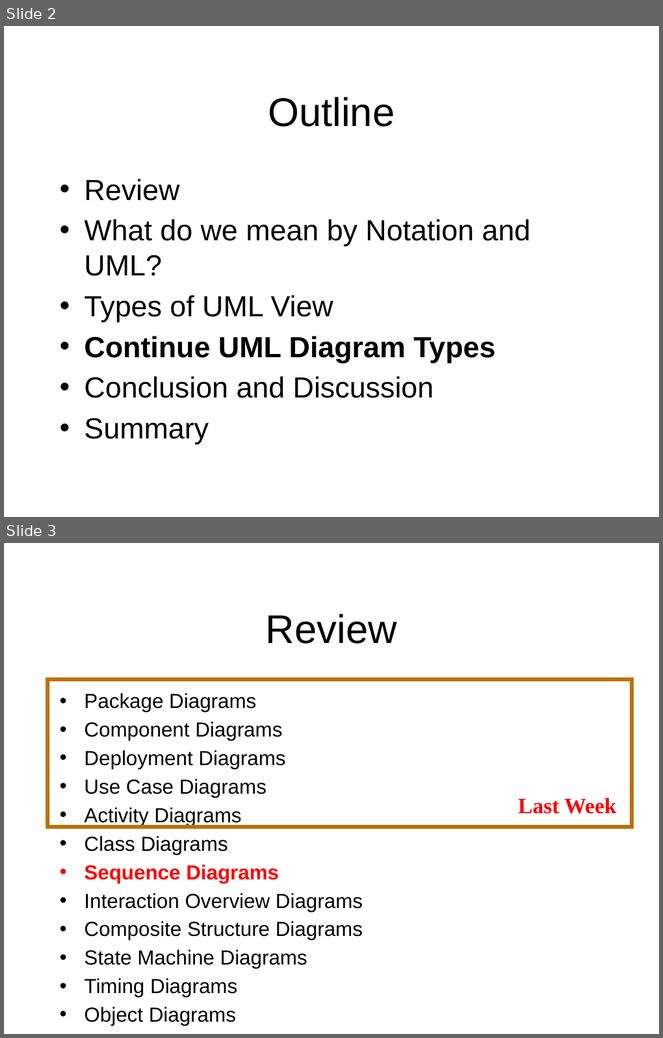
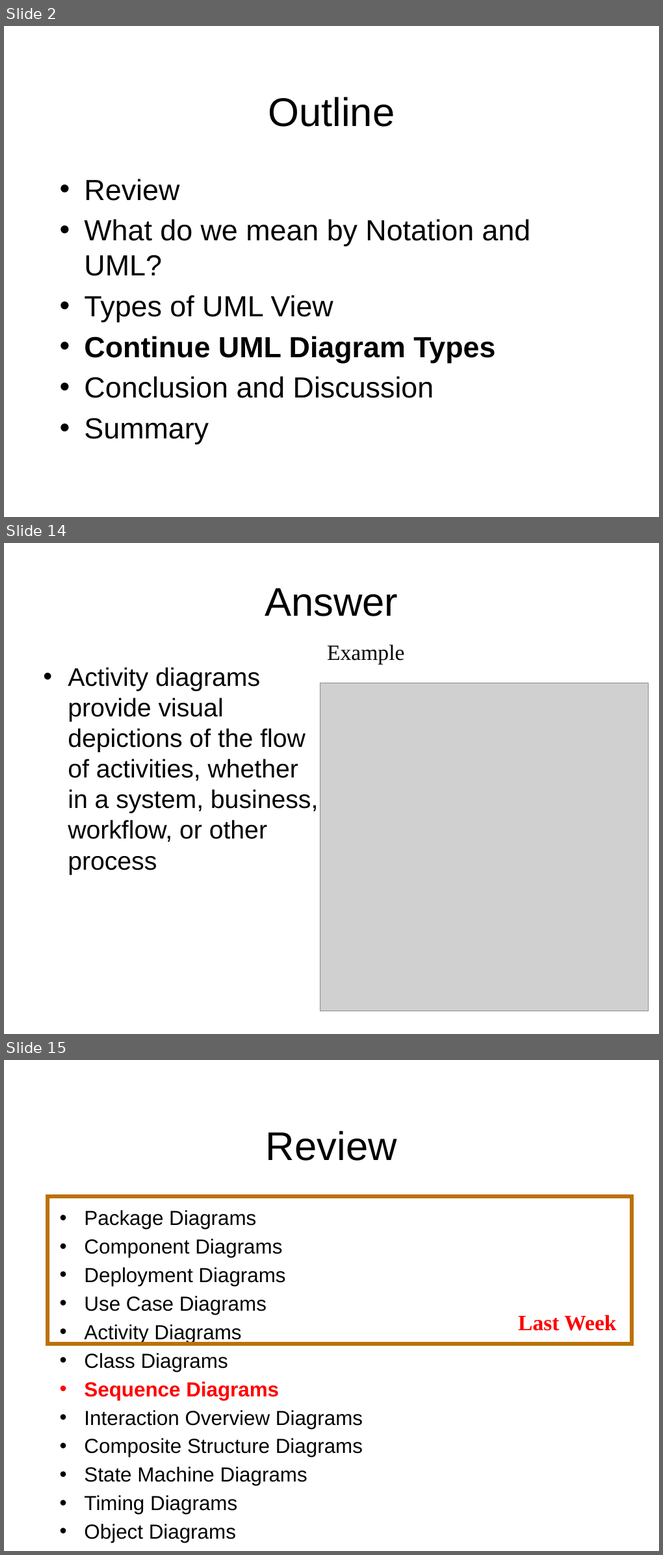
Before and after one commit to octaviordz/zjnu2017.github.io, a slide deck: OOAD/lectures/070--Notation.Part.2.pptx. Shown one above the other, each under a label of ours: slides 2 and 3 before the commit, slides 2, 14 and 15 after it; the slides between them are not shown. The pictures are 663x1038 and 663x1555 pixels, drawn with LibreOffice and Linux fonts; fonts in the diff are those of the drawing; grey boxes stand for pictures. Boxes give left, top, right and bottom in pixels: in the first picture for what was removed or moved away, otherwise in the second. Text is boxed around its words. In the diff, an @@ line names an element or a change of style, - is before the commit and + after.

```diff
--- a/OOAD/lectures/070--Notation.Part.2.pptx
+++ b/OOAD/lectures/070--Notation.Part.2.pptx
@@ slide 14 added at <box>4,543,659,1034</box>, background #FFFFFF @@
@@ title added at <box>265,588,398,616</box>, 44 pt, text #000000 @@
+Answer
@@ text added at <box>327,644,404,665</box>, 24 pt, text #000000 @@
+Example
@@ text added at <box>68,667,318,875</box>, 28 pt, text #000000 @@
+• Activity diagrams provide visual depictions of the flow of activities, whether in a system, business, workflow, or other process
@@ picture added at <box>321,683,649,1012</box> @@
@@ what was slide 3 is now slide 15 @@
```
Also in this commit, not shown: 11 other slides added.
